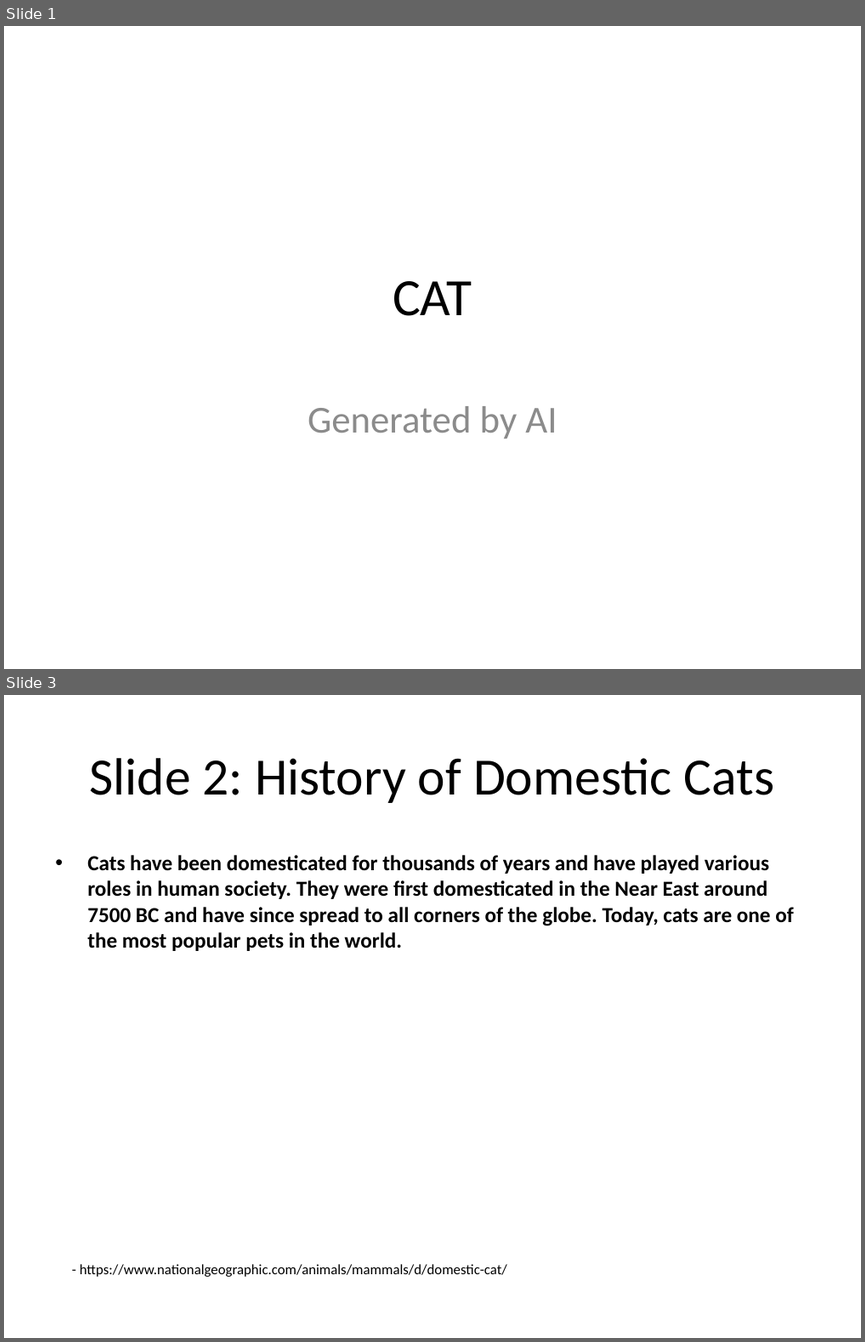
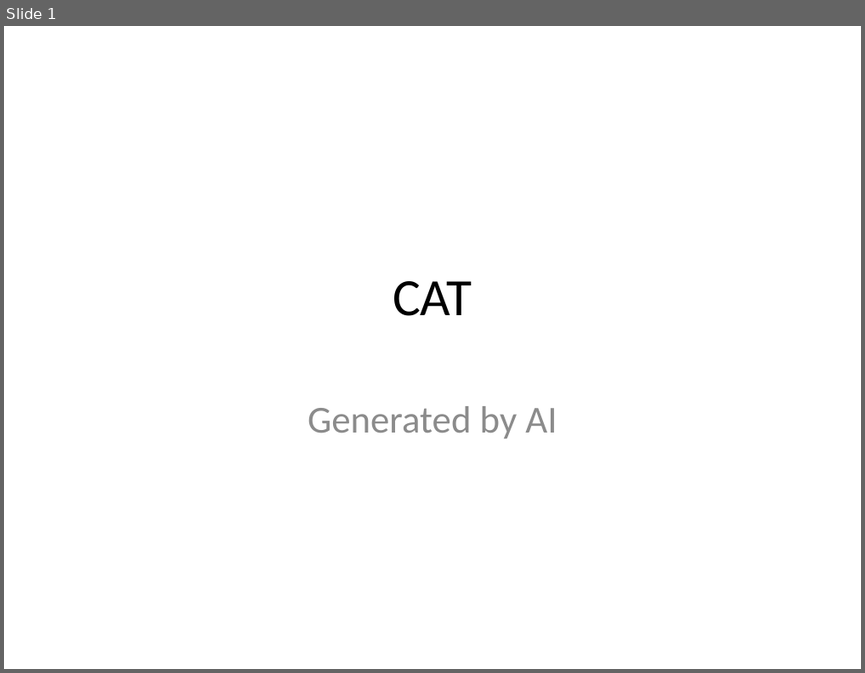
Before and after one commit to infrasvc-magang/test, a slide deck: backend/project/PPTX/Cat_presentation.pptx. Shown one above the other, each under a label of ours: slides 1 and 3 before the commit, slide 1 after it; the slides between them are not shown. The pictures are 865x1342 and 865x673 pixels, drawn with LibreOffice and Linux fonts; fonts in the diff are those of the drawing. Boxes give left, top, right and bottom in pixels: in the first picture for what was removed or moved away, otherwise in the second. Text is boxed around its words. In the diff, an @@ line names an element or a change of style, - is before the commit and + after.

```diff
--- a/backend/project/PPTX/Cat_presentation.pptx
+++ b/backend/project/PPTX/Cat_presentation.pptx
@@ slide 3 removed at box(4, 695, 861, 1338), background #FFFFFF @@
@@ title removed at box(89, 758, 774, 803) @@
-Slide 2: History of Domestic Cats
@@ text removed at box(87, 855, 793, 951) @@
-• Cats have been domesticated for thousands of years and have played various roles in human society. They were first domesticated in the Near East around 7500 BC and have since spread to all corners of the globe. Today, cats are one of the most popular pets in the world.
@@ text removed at box(80, 1264, 507, 1276) @@
-- https://www.nationalgeographic.com/animals/mammals/d/domestic-cat/
```
Also in this commit, not shown: 9 slides changed, 1 slide added, 4 other files.
